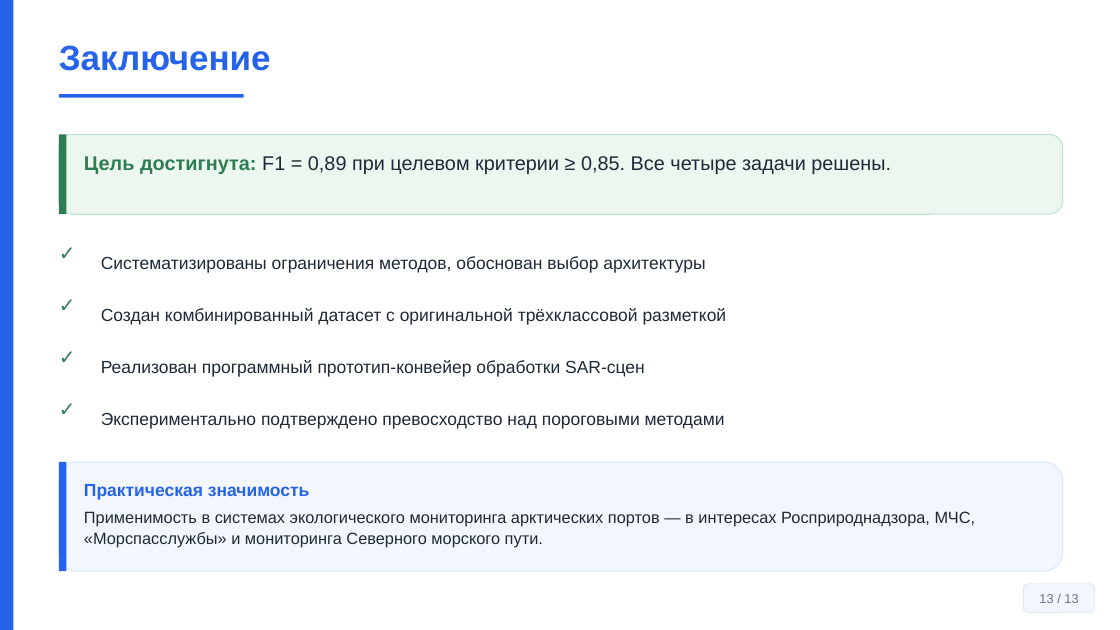
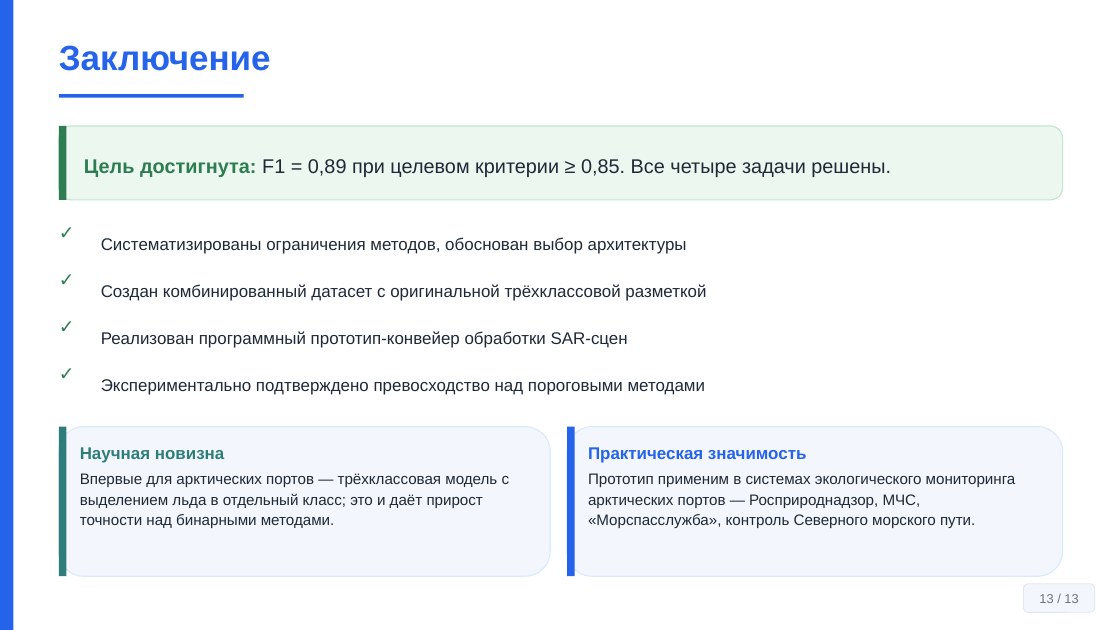
Before and after one commit to Confucius-hub/spbu_db_hw, a slide deck: slide 13 of thesis/vkr_final/Презентация_Финал_Байханов_2026.pptx. Drawn at 1120x630 pixels with LibreOffice and Linux fonts; fonts in the diff are those of the drawing. Boxes give left, top, right and bottom in pixels: in the first picture for what was removed or moved away, otherwise in the second. Text is boxed around its words. In the diff, an @@ line names an element or a change of style, - is before the commit and + after.

```diff
--- a/thesis/vkr_final/Презентация_Финал_Байханов_2026.pptx
+++ b/thesis/vkr_final/Презентация_Финал_Байханов_2026.pptx
@@ rounded rectangle resized from (x1=59, y1=134, x2=1063, y2=214) to (x1=59, y1=126, x2=1063, y2=200) @@
@@ rectangle resized from (x1=59, y1=134, x2=66, y2=214) to (x1=59, y1=126, x2=66, y2=200) @@
@@ text "Цель достигнута: F1 = 0,89 ..." at (x1=84, y1=159, x2=891, y2=177): vertical alignment top to middle @@
@@ text "✓" moved from (x1=59, y1=239, x2=101, y2=273) to (x1=59, y1=220, x2=101, y2=254) @@
@@ text "Систематизированы ограничения методов, обоснован выбор ..." moved from (x1=101, y1=256, x2=705, y2=273) to (x1=101, y1=237, x2=687, y2=254) @@
@@ text "✓" moved from (x1=59, y1=292, x2=101, y2=325) to (x1=59, y1=267, x2=101, y2=301) @@
@@ text "Создан комбинированный датасет с оригинальной ..." moved from (x1=101, y1=308, x2=727, y2=325) to (x1=101, y1=284, x2=706, y2=301) @@
@@ text "✓" moved from (x1=59, y1=344, x2=101, y2=377) to (x1=59, y1=314, x2=101, y2=348) @@
@@ text "Реализован программный прототип-конвейер обработки SAR-сцен" moved from (x1=101, y1=360, x2=645, y2=377) to (x1=101, y1=331, x2=628, y2=348) @@
@@ text "✓" moved from (x1=59, y1=396, x2=101, y2=429) to (x1=59, y1=361, x2=101, y2=395) @@
@@ size 17 to 16 pt in 4 elements at (x1=59, y1=220, x2=101, y2=254), (x1=59, y1=267, x2=101, y2=301), (x1=59, y1=314, x2=101, y2=348), (x1=59, y1=361, x2=101, y2=395) @@
@@ size 15 to 14.5 pt in 4 elements at (x1=101, y1=237, x2=687, y2=254), (x1=101, y1=284, x2=706, y2=301), (x1=101, y1=331, x2=628, y2=348), (x1=101, y1=379, x2=706, y2=395) @@
@@ text "Экспериментально подтверждено превосходство над пороговыми ..." moved from (x1=101, y1=413, x2=725, y2=429) to (x1=101, y1=379, x2=706, y2=395) @@
@@ rectangle resized from (x1=59, y1=462, x2=66, y2=571) to (x1=59, y1=427, x2=66, y2=576) @@
@@ rectangle at (x1=59, y1=427, x2=66, y2=576): fill #2563EB to #2E7D7A @@
@@ rounded rectangle resized from (x1=59, y1=462, x2=1063, y2=571) to (x1=59, y1=427, x2=550, y2=576) @@
@@ text at (x1=80, y1=447, x2=510, y2=528): text changed; size 14 to 13 pt @@
-Практическая значимость
-Применимость в системах экологического мониторинга арктических портов — в интересах Росприроднадзора, МЧС, «Морспасслужбы» и мониторинга Северного морского пути.
+Научная новизна
+Впервые для арктических портов — трёхклассовая модель с выделением льда в отдельный класс; это и даёт прирост точности над бинарными методами.
@@ rounded rectangle added at (x1=567, y1=427, x2=1063, y2=576), fill #F3F6FC, outline #DBEAFE 1 pt @@
@@ rectangle added at (x1=567, y1=427, x2=575, y2=576), fill #2563EB @@
@@ text added at (x1=588, y1=447, x2=1016, y2=528), 13 pt, text #1F2937 @@
+Практическая значимость
+Прототип применим в системах экологического мониторинга арктических портов — Росприроднадзор, МЧС, «Морспасслужба», контроль Северного морского пути.
```
Also in this commit, not shown: 3 other slides changed, 5 other files.
